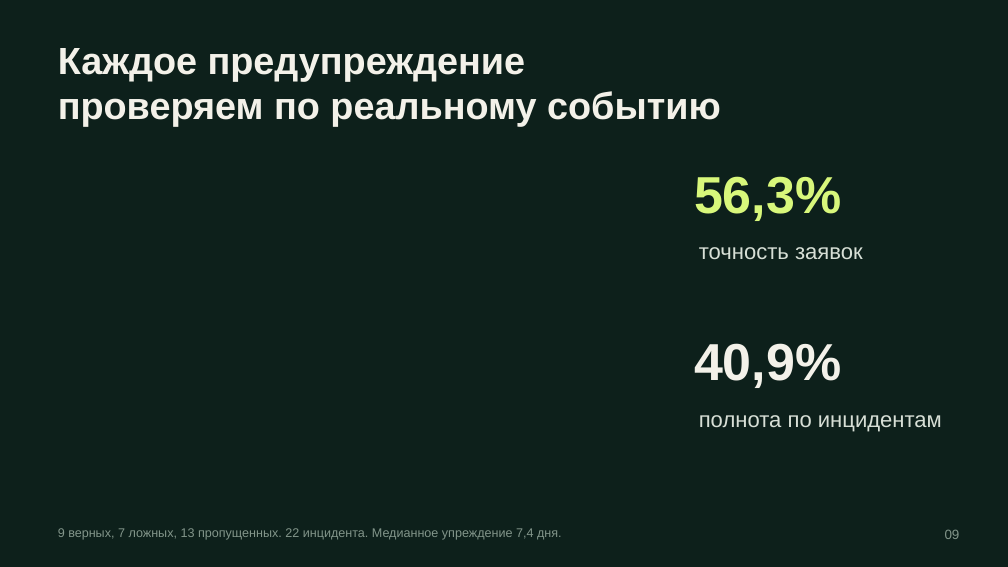
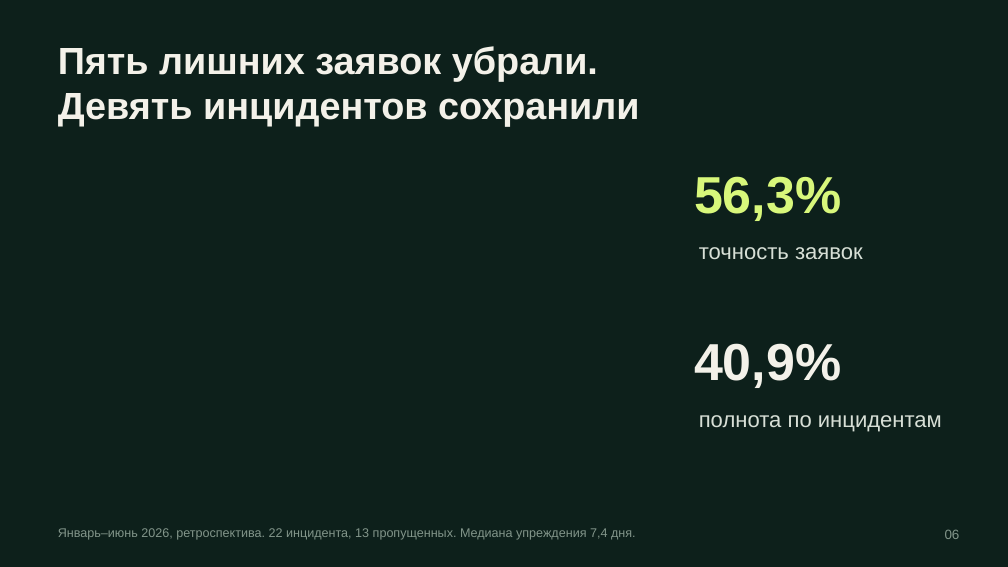
Before and after one commit to mshperling/piket-lct2026-demo, a slide deck: slide 6 of PIKET_LCT2026.pptx (slide 9 before the commit). Drawn at 1008x567 pixels with LibreOffice and Linux fonts; fonts in the diff are those of the drawing. Boxes give left, top, right and bottom in pixels: in the first picture for what was removed or moved away, otherwise in the second. Text is boxed around its words. In the diff, an @@ line names an element or a change of style, - is before the commit and + after.

```diff
--- a/PIKET_LCT2026.pptx
+++ b/PIKET_LCT2026.pptx
@@ text at (x1=58, y1=46, x2=640, y2=127): text changed @@
-Каждое предупреждение
-проверяем по реальному событию
+Пять лишних заявок убрали.
+Девять инцидентов сохранили
@@ text at (x1=58, y1=528, x2=636, y2=540): text changed @@
-9 верных, 7 ложных, 13 пропущенных. 22 инцидента. Медианное упреждение 7,4 дня.
+Январь–июнь 2026, ретроспектива. 22 инцидента, 13 пропущенных. Медиана упреждения 7,4 дня.
@@ text at (x1=945, y1=529, x2=960, y2=539): text changed @@
-09
+06
```
Also in this commit, not shown: 11 other slides changed, 5 slides added, 5 slides removed, 11 other files.
